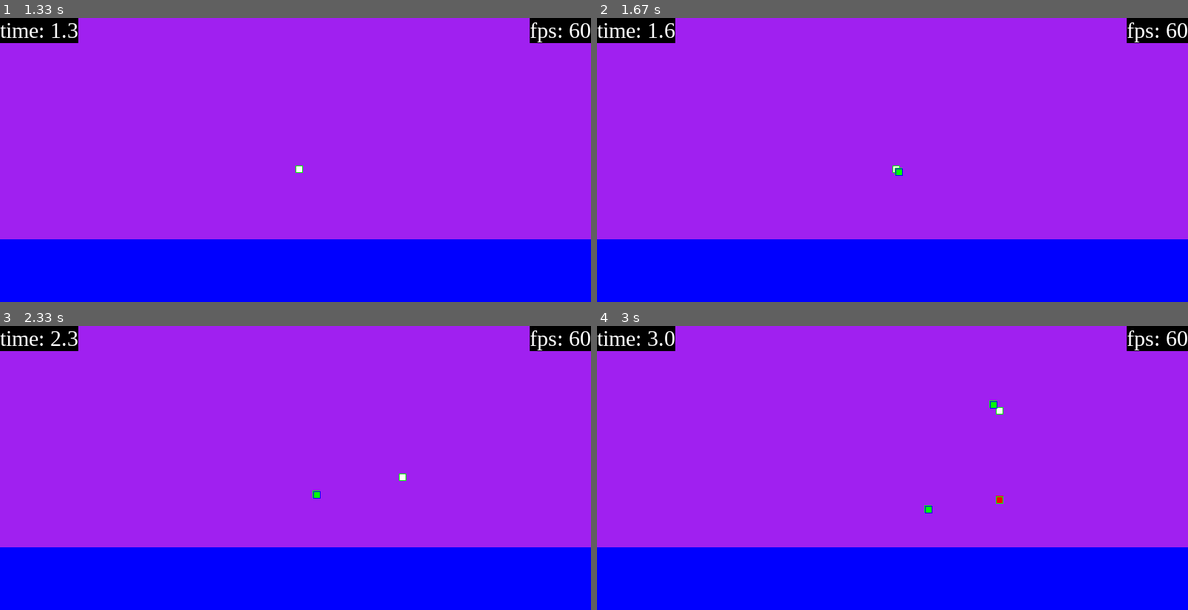
Above: before the commit, frames 1-4 (two rows, left to right).
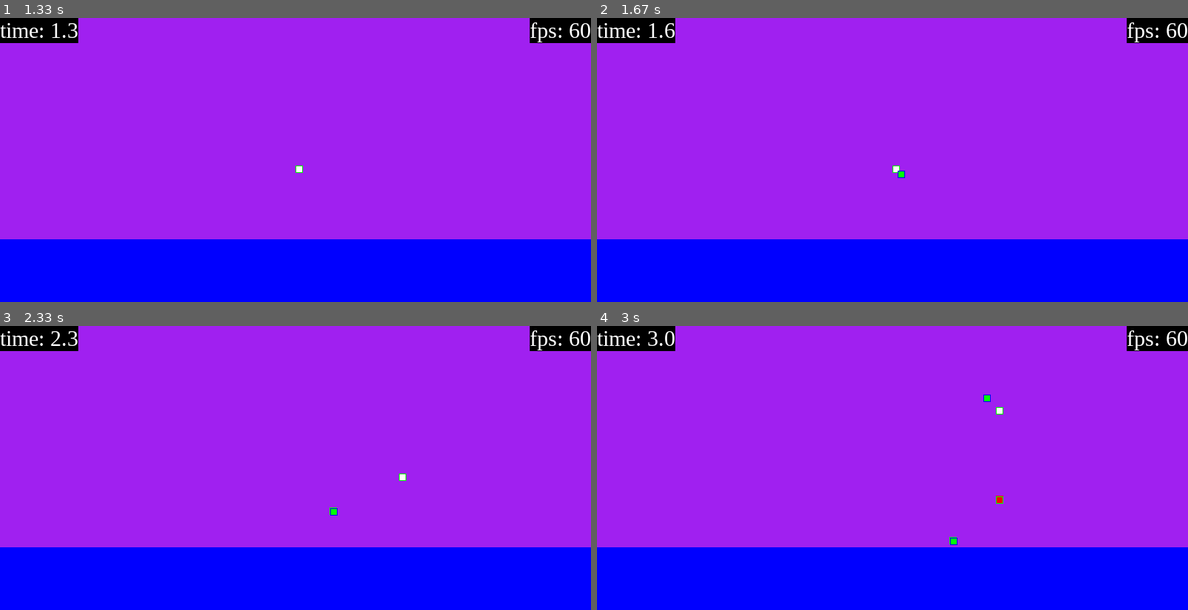
Above: after the commit, the same moments.

Repository: JPaoloMaloles/Pygame-Shooter
Game: pygame game, started from gamecycle.py
Two runs of this game, one before a commit and one after it. Both use one fixed random seed, a clock stepped at 60 frames per second and the inputs below.
Inputs (mouse positions are in pixels of both pictures, inside the frame that each line leads up to):
- Up to frame 1 (1.33 s): tap Space at 0.33, 1.17 s; hold Esc 0.67-1.13 s; hold D 0.67-1.13 s
- Up to frame 2 (1.67 s): click (951, 231) at 1.55 s
- Up to frame 3 (2.33 s): hold D 1.83-2.3 s; move the mouse to (112, 428) at 1.87 s
- Up to frame 4 (3 s): hold W 2.33-2.63 s; click "time: 2.6" at 2.72 s

Frame 1 is identical in both runs. In frame 2, less than 0.1% of the frame differs, in the area x 50-53%, y 52-57%; in frame 3, less than 0.1%; in frame 4, 0.1%, in the area x 55-68%, y 24-78%.

Commit message:
modified projectile speed with dt, remove projectiles on gameover

Diff:
--- a/Projectiles.py
+++ b/Projectiles.py
@@ -19,26 +19,26 @@
         super().__init__(input)
         self.target_position = input["mouse_position"]
 
-    def shoot(self):
+    def shoot(self, dt):
         print(f'&&&&&&&&&&&&&&&&&&&&&&&&&&&&&&&: {self.target_position}')
         if abs((self.target_position.x - self.position.x)/0.5) >= 0.5:
             if self.target_position.x > self.position.x:
                 self.position.x = self.position.x + \
                     ((self.target_position.x - self.position.x) /
-                     ((self.target_position.x - self.position.x)/0.5))
+                     ((self.target_position.x - self.position.x)/60)) * dt
             else:
                 self.position.x = self.position.x - \
                     ((self.target_position.x - self.position.x) /
-                     ((self.target_position.x - self.position.x)/0.5))
+                     ((self.target_position.x - self.position.x)/60)) * dt
         if abs((self.target_position.y - self.position.y)/0.5) >= 0.5:
             if self.target_position.y > self.position.y:
                 self.position.y = self.position.y + \
                     ((self.target_position.y - self.position.y) /
-                     ((self.target_position.y - self.position.y)/0.5))
+                     ((self.target_position.y - self.position.y)/60)) * dt
             else:
                 self.position.y = self.position.y - \
                     ((self.target_position.y - self.position.y) /
-                     ((self.target_position.y - self.position.y)/0.5))
+                     ((self.target_position.y - self.position.y)/60)) * dt
 
 
 
@@ -48,7 +48,7 @@
         super().__init__(input)
         self.target_position = input["mouse_position"]
 
-    def tracking(self):
+    def tracking(self, dt):
         dynamic_mouse_position = pygame.Vector2(
             pygame.mouse.get_pos()[0], pygame.mouse.get_pos()[1])
 
@@ -57,17 +57,17 @@
             if dynamic_mouse_position.x > self.position.x:
                 self.position.x = self.position.x + \
                     ((dynamic_mouse_position.x - self.position.x) /
-                     ((dynamic_mouse_position.x - self.position.x)/0.5))
+                     ((dynamic_mouse_position.x - self.position.x)/60)) * dt
             else:
                 self.position.x = self.position.x - \
                     ((dynamic_mouse_position.x - self.position.x) /
-                     ((dynamic_mouse_position.x - self.position.x)/0.5))
+                     ((dynamic_mouse_position.x - self.position.x)/60)) * dt
         if abs((dynamic_mouse_position.y - self.position.y)/0.5) >= 0.5:
             if dynamic_mouse_position.y > self.position.y:
                 self.position.y = self.position.y + \
                     ((dynamic_mouse_position.y - self.position.y) /
-                     ((dynamic_mouse_position.y - self.position.y)/0.5))
+                     ((dynamic_mouse_position.y - self.position.y)/60)) * dt
             else:
                 self.position.y = self.position.y - \
                     ((dynamic_mouse_position.y - self.position.y) /
-                     ((dynamic_mouse_position.y - self.position.y)/0.5))
+                     ((dynamic_mouse_position.y - self.position.y)/60)) * dt
--- a/gamecycle.py
+++ b/gamecycle.py
@@ -134,6 +134,7 @@
                 if event.key == pygame.K_ESCAPE:
                     player_objects = []
                     enemy_objects = []
+                    existing_projectiles = []
                     last_enemy_creation_timestamp = []
                     game_running = False
     # keys = pygame.key.get_pressed()
@@ -178,14 +179,15 @@
 
         for index, projectile in enumerate(existing_projectiles):
             if getattr(projectile, 'shoot', False):
-                projectile.shoot()
+                projectile.shoot(dt)
             if getattr(projectile, 'tracking', False):
-                projectile.tracking()
+                projectile.tracking(dt)
             projectile.fill(display_surface)
 
         if not game_running:
             player_objects = []
             enemy_objects = []
+            existing_projectiles = []
             last_enemy_creation_timestamp = []
 
 
